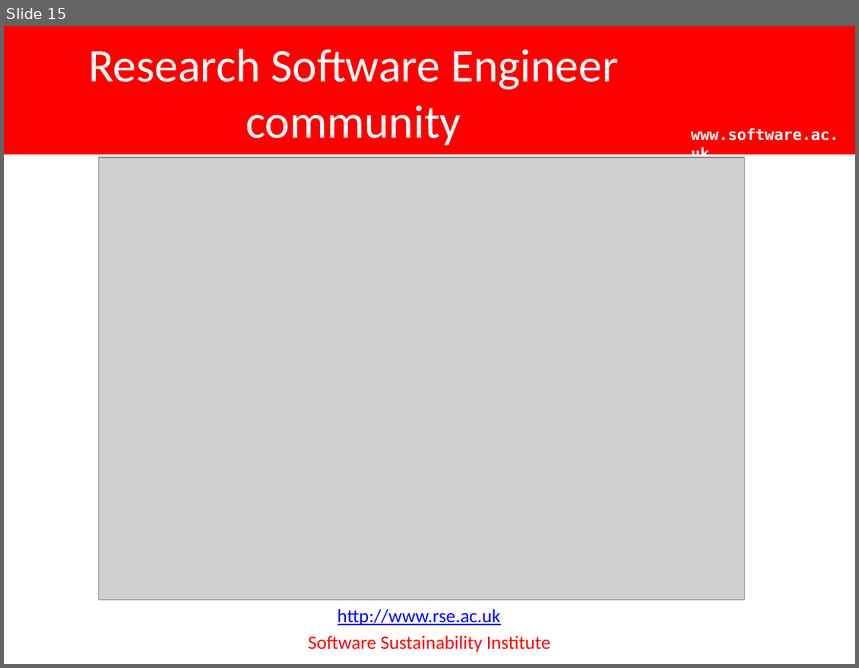
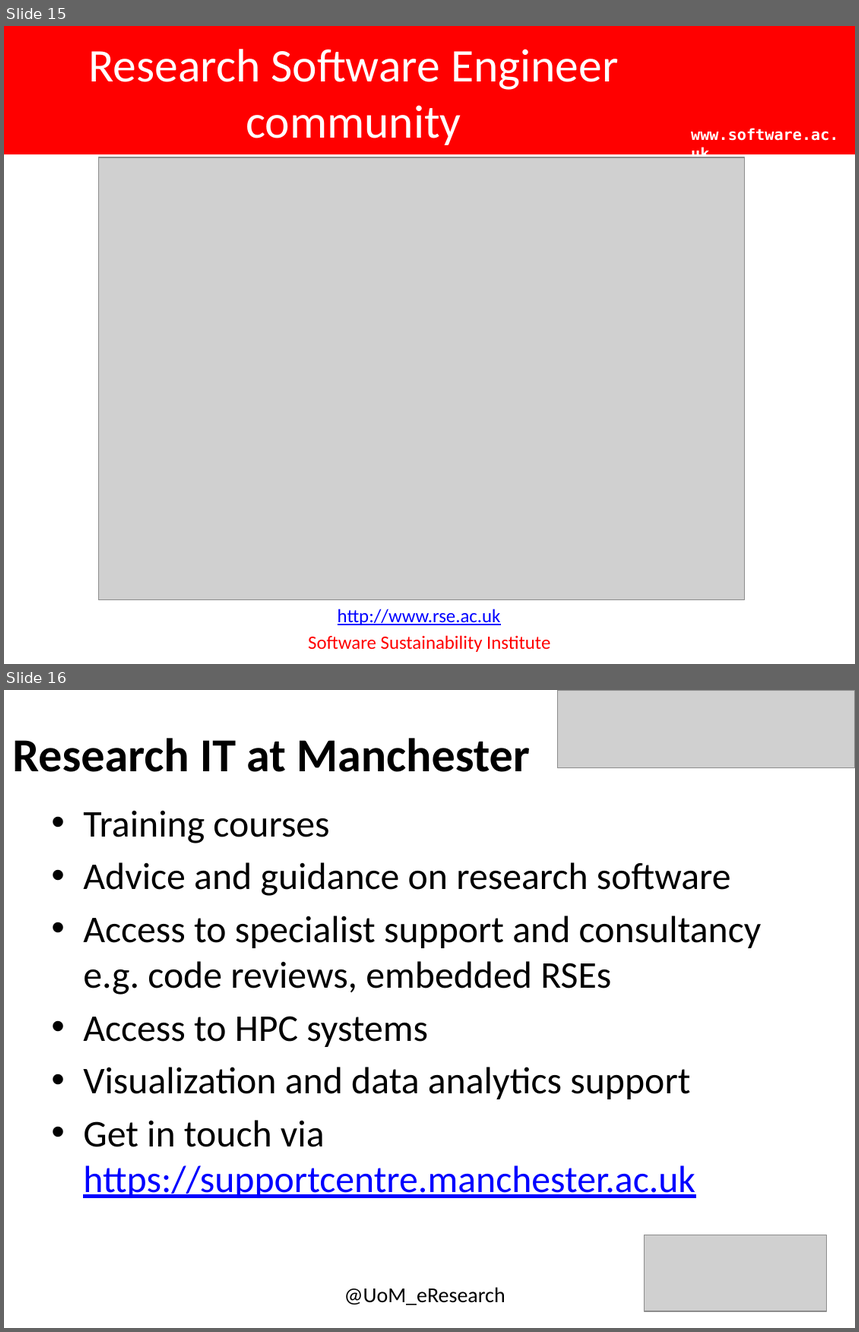
Before and after one commit to anenadic/2018-03-08-manchester-swc, a slide deck: IntroductionConclusion.pptx. Shown one above the other, each under a label of ours: slide 15 before the commit, slides 15 and 16 after it. The pictures are 859x668 and 859x1332 pixels, drawn with LibreOffice and Linux fonts; fonts in the diff are those of the drawing; grey boxes stand for pictures; background and template pictures are left out. Boxes give left, top, right and bottom in pixels: in the first picture for what was removed or moved away, otherwise in the second. Text is boxed around its words. In the diff, an @@ line names an element or a change of style, - is before the commit and + after.

Commit message:
Add slide with Research IT services

```diff
--- a/IntroductionConclusion.pptx
+++ b/IntroductionConclusion.pptx
@@ slide 16 added at [4, 690, 855, 1328], background #FFFFFF @@
@@ picture added at [558, 690, 855, 768] @@
@@ title added at [12, 738, 530, 772], 40 pt, text #000000, bold @@
+Research IT at Manchester
@@ text added at [83, 810, 762, 1198], 32 pt, text #000000 @@
+• Training courses
+• Advice and guidance on research software
+• Access to specialist support and consultancy e.g. code reviews, embedded RSEs
+• Access to HPC systems
+• Visualization and data analytics support
+• Get in touch via https://supportcentre.manchester.ac.uk
@@ picture added at [644, 1236, 827, 1312] @@
@@ text added at [344, 1287, 506, 1306], 18 pt, text #000000 @@
+@UoM_eResearch
```
